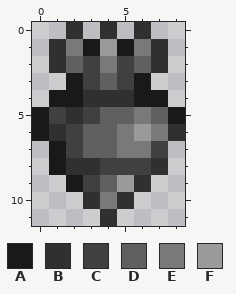
A pixel-art sprite gets an edit: Projectiles/Magic/Boomlash.png. The picture above is the old version.
The file is 18x24 pixels, drawn in blocks of 2x2; one block is one cell here.
Palette (. is transparent): A #191919  B #303030  C #404040  D #606060  E #797979  F #9a9a9a
Pixels before, first column x 0:
 0 ..B.B.B..
 1 .BEAFAEB.
 2 .BDCECDB.
 3 ..ACDCA..
 4 .AABBBAA.
 5 ACBCDDEDA
 6 ABCDDEFEB
 7 .ACDDEEC.
 8 .ABBCCCB.
 9 ..ACDFB..
10 ...BEB...
11 ....B....
Once edited:
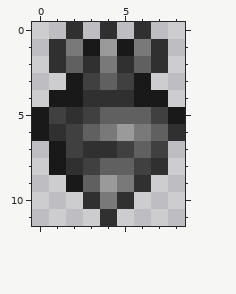
Changes in this commit:
Changed rows in their new state; - is an unchanged pixel.
first column x 3:
 2 B-B--
 5 ---DC
 6 -EFED
 7 BBCD-
 8 CDD--
 9 DFE--
Pixel boxes of the changes (left, top, right, bottom) in both pictures:
changed: (83, 56, 168, 192)
